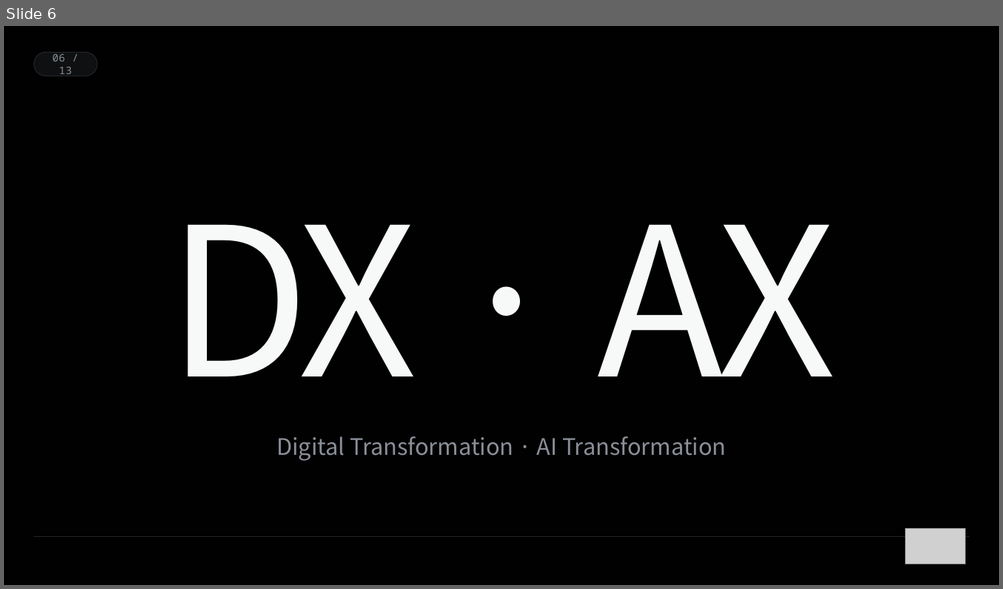
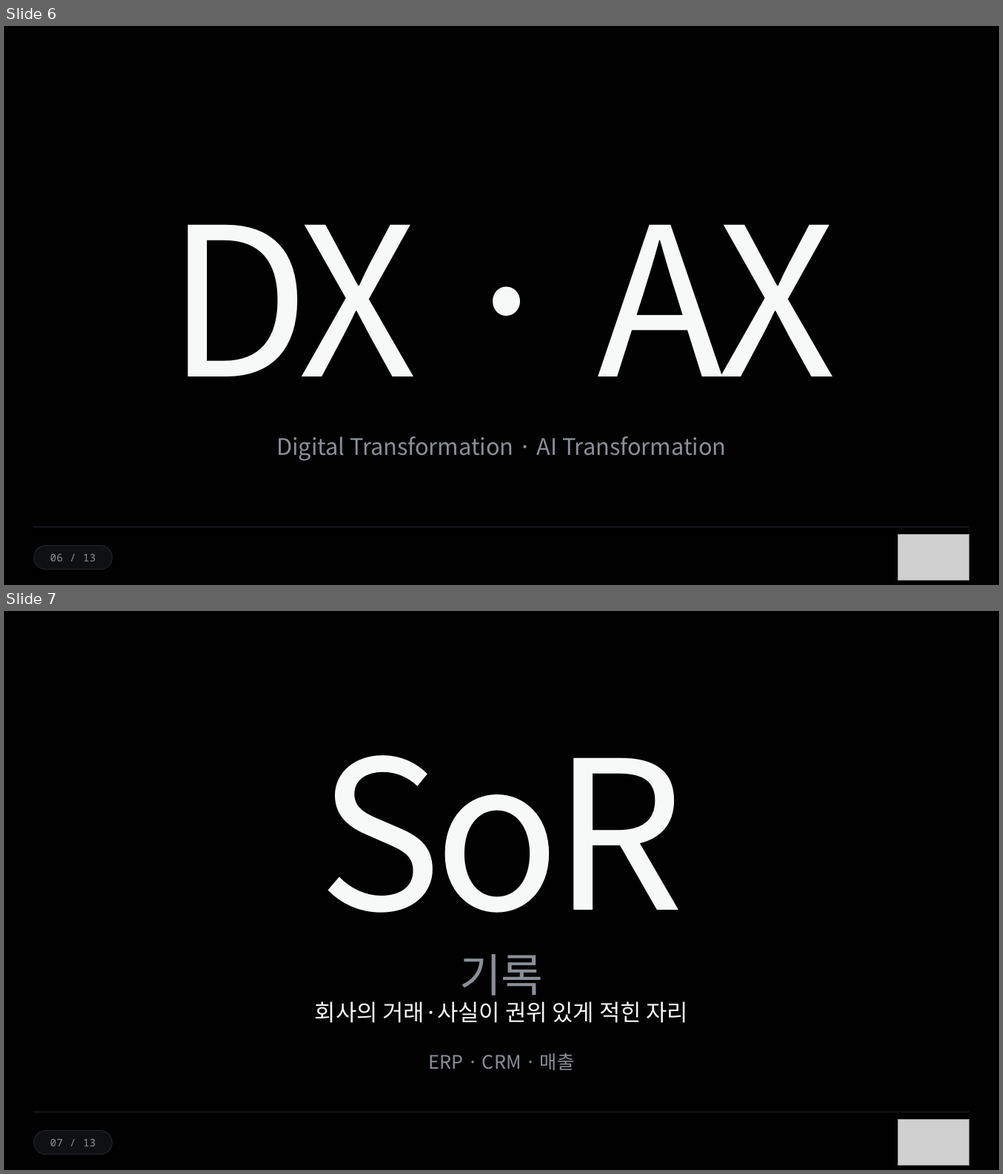
Before and after one commit to ssodcompany/edu-agent, a slide deck: lectures/03_sor_framework/BNI_SoR_v10.pptx. Shown one above the other, each under a label of ours: slide 6 before the commit, slides 6 and 7 after it. The pictures are 1003x589 and 1003x1174 pixels, drawn with LibreOffice and Linux fonts; fonts in the diff are those of the drawing; grey boxes stand for pictures. Boxes give left, top, right and bottom in pixels: in the first picture for what was removed or moved away, otherwise in the second. Text is boxed around its words. In the diff, an @@ line names an element or a change of style, - is before the commit and + after.

```diff
--- a/lectures/03_sor_framework/BNI_SoR_v10.pptx
+++ b/lectures/03_sor_framework/BNI_SoR_v10.pptx
@@ slide 7 added at (x1=4, y1=611, x2=999, y2=1170), background #FFFFFF @@
@@ rectangle added at (x1=4, y1=611, x2=999, y2=1170), fill #010102 @@
@@ text added at (x1=318, y1=755, x2=685, y2=960), 200 pt, text #F7F8F8 @@
+SoR
@@ text added at (x1=459, y1=954, x2=543, y2=1004), 44 pt, text #8A8F98 @@
+기록
@@ text added at (x1=315, y1=1002, x2=688, y2=1023), 22 pt, text #F7F8F8 @@
+회사의 거래·사실이 권위 있게 적힌 자리
@@ text added at (x1=429, y1=1054, x2=574, y2=1071), 18 pt, text #8A8F98 @@
+ERP · CRM · 매출
@@ line added from (34, 1113) to (969, 1113), #23252A 0.5 pt @@
@@ picture added at (x1=898, y1=1120, x2=969, y2=1166) @@
@@ rounded rectangle added at (x1=34, y1=1131, x2=112, y2=1155), fill #0F1011, outline #23252A 0.75 pt, 10 pt, text #8A8F98 @@
+07 / 13
@@ slide 6 changed as well @@
@@ line moved from (34, 537) - (969, 537) to (34, 528) - (969, 528) @@
@@ picture resized from (x1=905, y1=529, x2=965, y2=565) to (x1=898, y1=535, x2=969, y2=581) @@
@@ rounded rectangle "06 / 13" resized from (x1=34, y1=52, x2=97, y2=76) to (x1=34, y1=546, x2=112, y2=570) @@
```
Also in this commit, not shown: 10 other slides changed, 1 other slide added, 2 slides removed, 3 other files.
